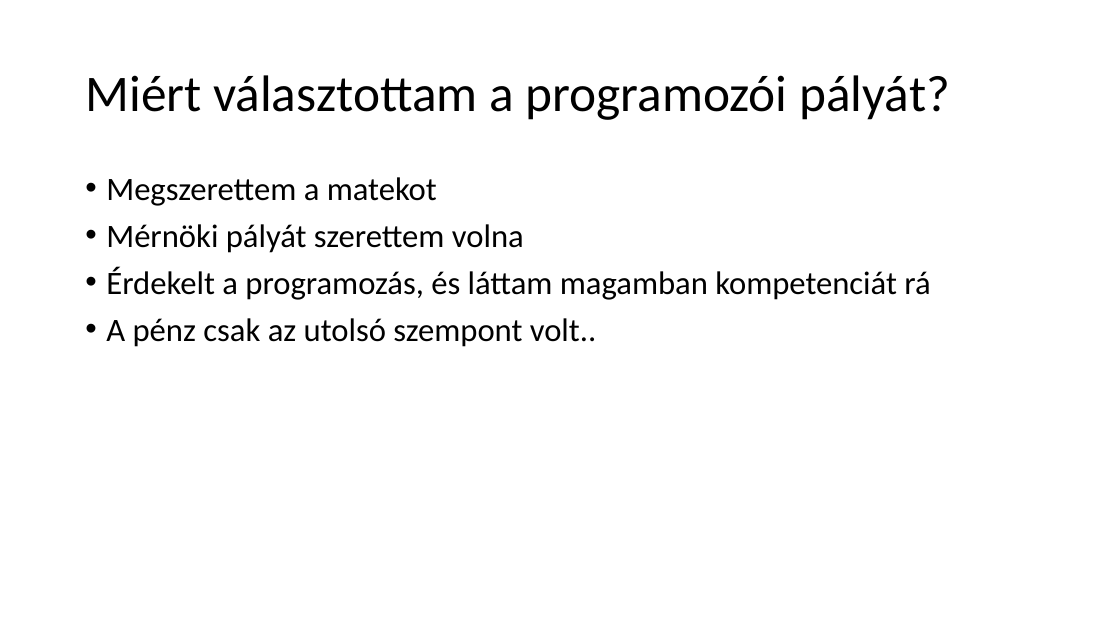
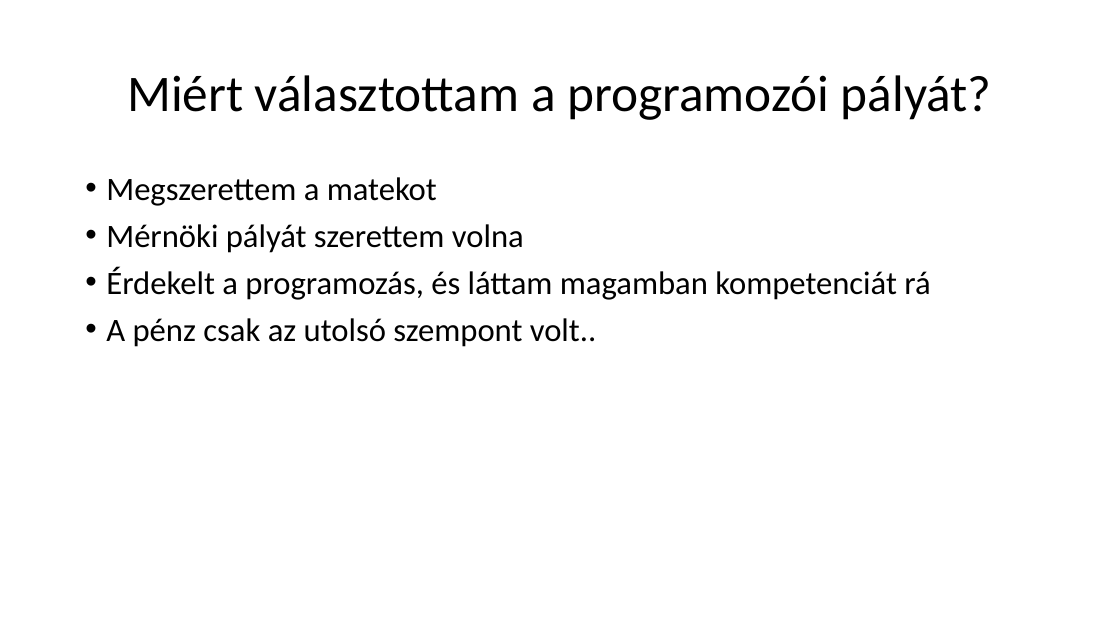
Before and after one commit to nagyandras95/Egyetem, a slide deck: slide 3 of efop/03/Programozók világa.pptx. Drawn at 1120x630 pixels with LibreOffice and Linux fonts; fonts in the diff are those of the drawing. Boxes give left, top, right and bottom in pixels: in the first picture for what was removed or moved away, otherwise in the second. Text is boxed around its words. In the diff, an @@ line names an element or a change of style, - is before the commit and + after.

```diff
--- a/efop/03/Programozók világa.pptx
+++ b/efop/03/Programozók világa.pptx
@@ title "Miért választottam a programozói pályát?" at <box>127,75,992,120</box>: alignment left to centre @@
```
Also in this commit, not shown: 7 other slides changed, 1 other file.
